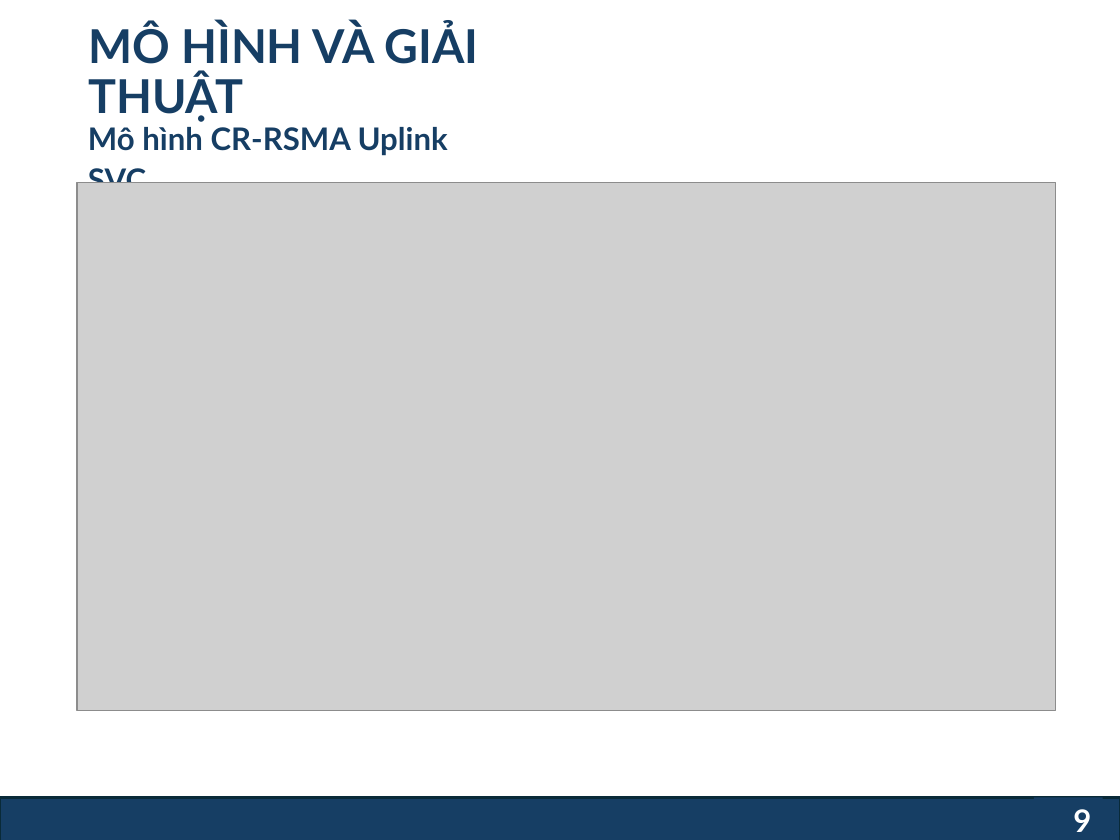
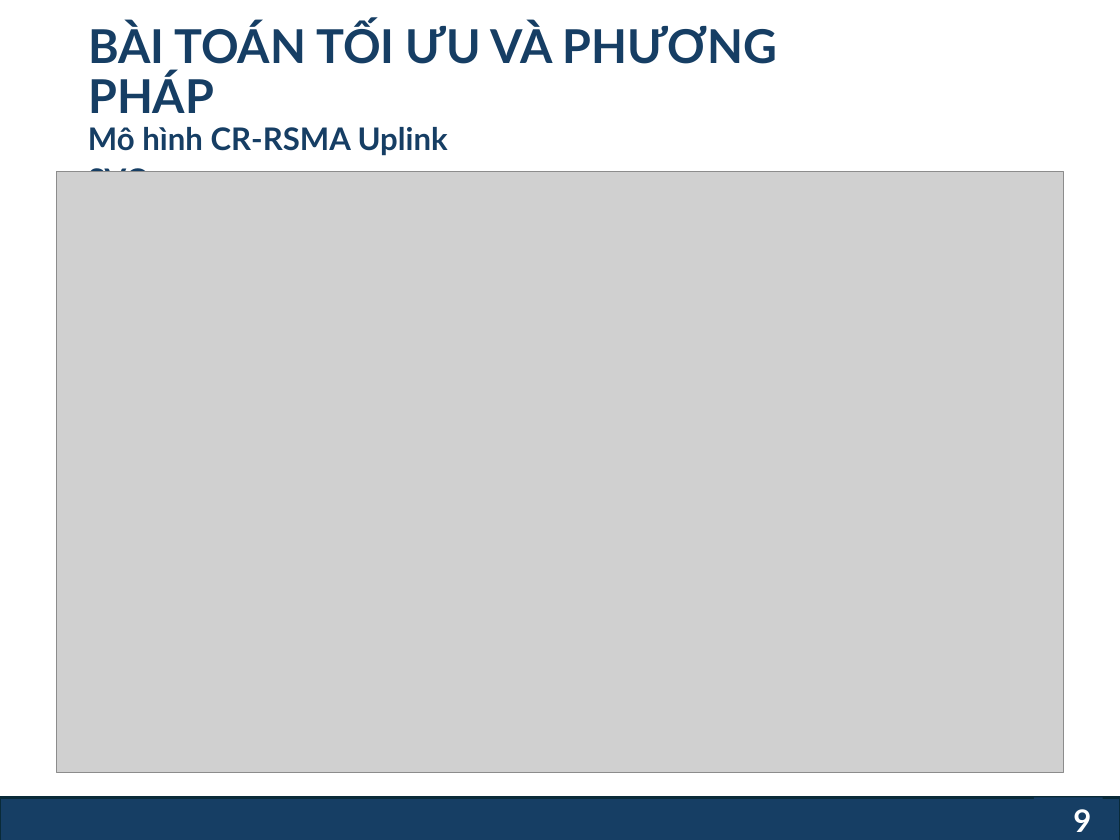
Before and after one commit to ngthvinh08/Graduation_Thesis_2026, a slide deck: slide 9 of final/Nguyễn Thành Vinh - KLTN.pptx. Drawn at 1120x840 pixels with LibreOffice and Linux fonts; fonts in the diff are those of the drawing; grey boxes stand for pictures; background and template pictures are left out. Boxes give left, top, right and bottom in pixels: in the first picture for what was removed or moved away, otherwise in the second. Text is boxed around its words. In the diff, an @@ line names an element or a change of style, - is before the commit and + after.

```diff
--- a/final/Nguyễn Thành Vinh - KLTN.pptx
+++ b/final/Nguyễn Thành Vinh - KLTN.pptx
@@ title at (88,22,778,113): text changed @@
-MÔ HÌNH VÀ GIẢI THUẬT
+BÀI TOÁN TỐI ƯU VÀ PHƯƠNG PHÁP
@@ picture: place and size @@
-picture at (77,183,1056,710)
+picture at (57,171,1064,772)
```
Also in this commit, not shown: 14 other slides changed, 3 slides added, 2 slides removed, 9 other files.
